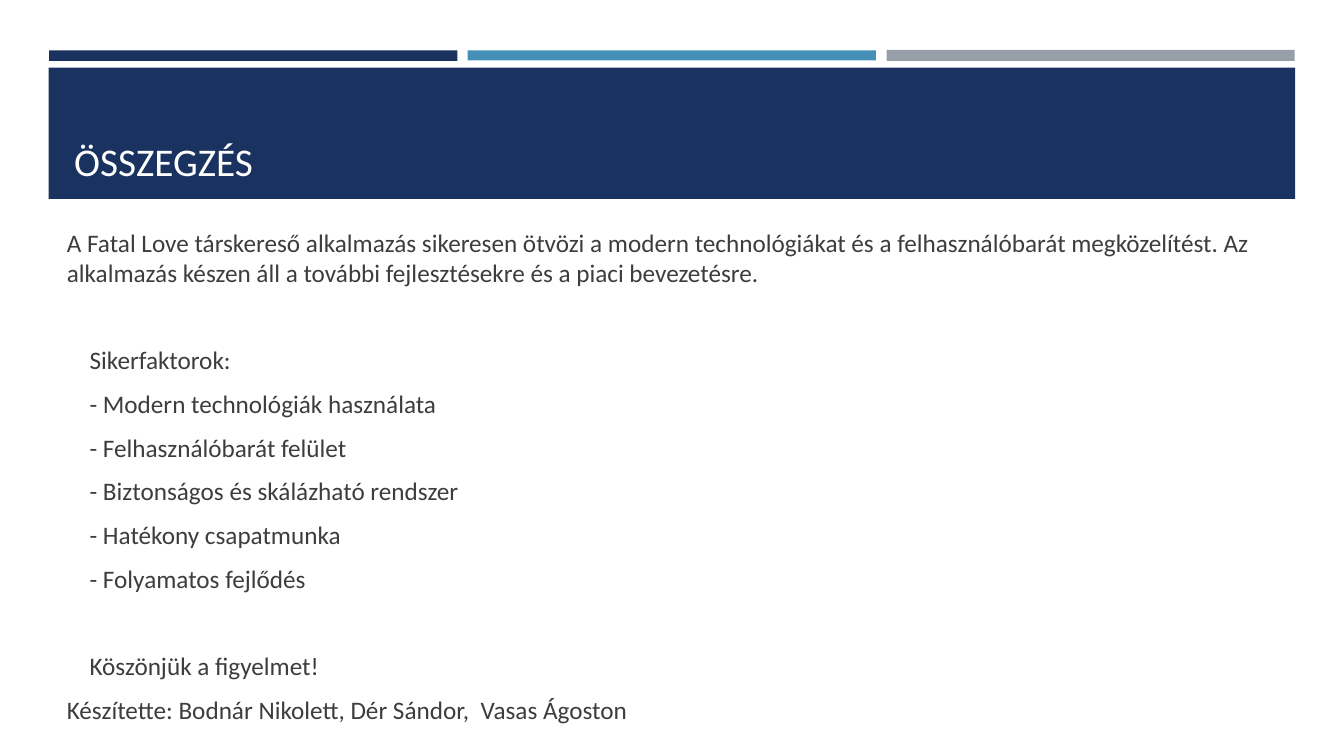
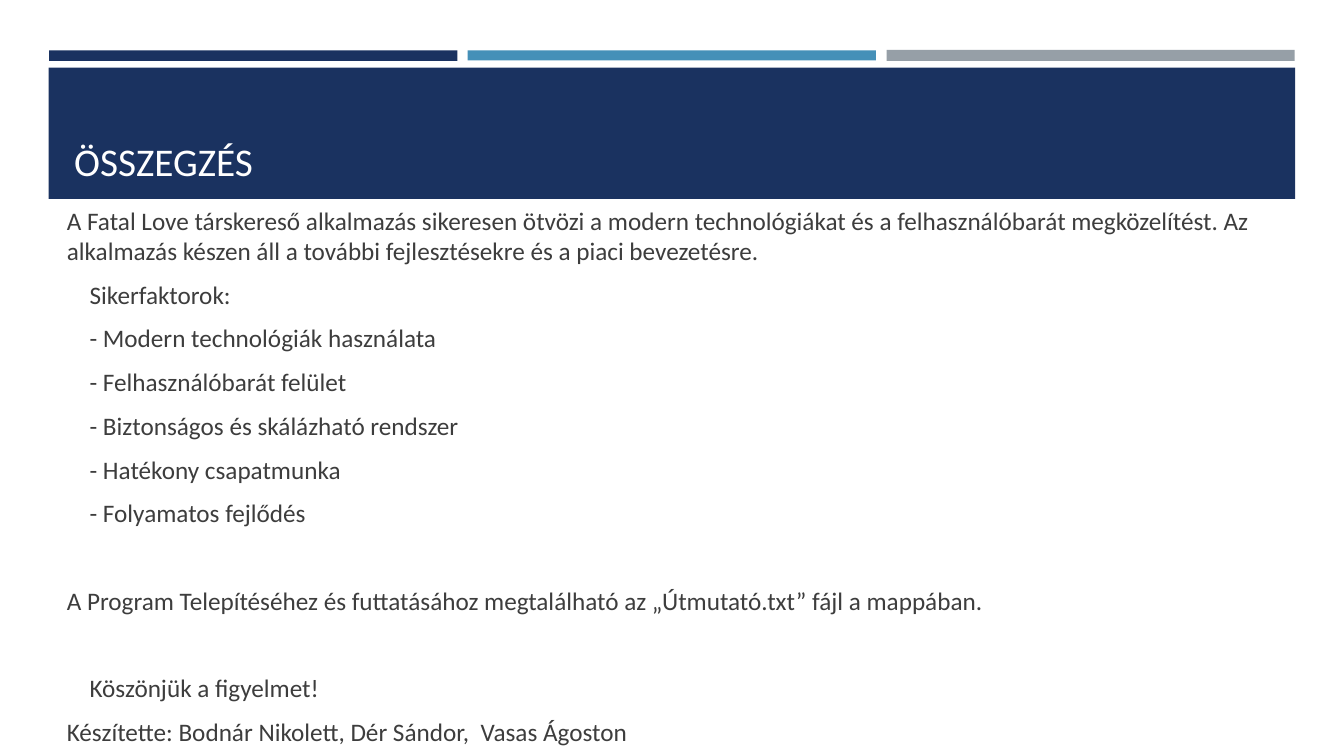
Before and after one commit to DerSandor/Tarskereso, a slide deck: slide 14 of Prezentáció.pptx. Drawn at 1344x756 pixels with LibreOffice and Linux fonts; fonts in the diff are those of the drawing. Boxes give left, top, right and bottom in pixels: in the first picture for what was removed or moved away, otherwise in the second. Text is boxed around its words. In the diff, an @@ line names an element or a change of style, - is before the commit and + after.

Commit message:
prezentáció update

```diff
--- a/Prezentáció.pptx
+++ b/Prezentáció.pptx
@@ text at (x1=67, y1=589, x2=983, y2=615): paragraph added @@
+A Program Telepítéséhez és futtatásához megtalálható az „Útmutató.txt” fájl a mappában.
```
